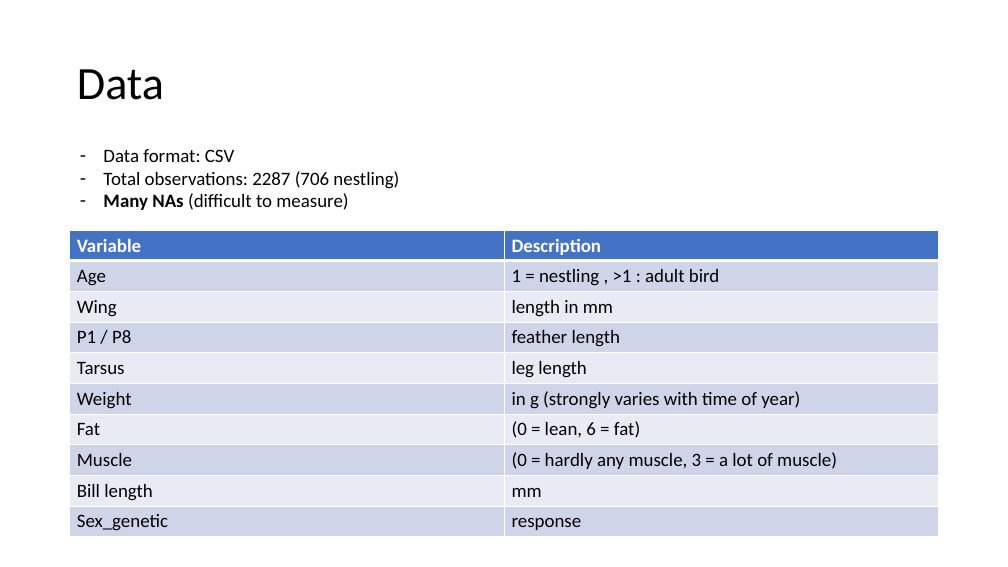
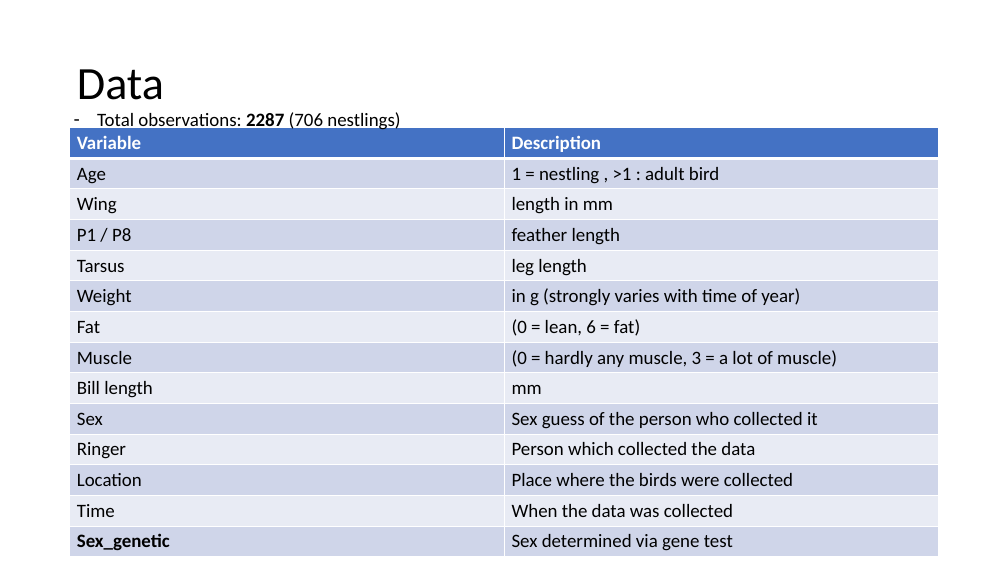
Before and after one commit to AlderCoder/Snow-finches, a slide deck: slide 5 of initial presentation.pptx. Drawn at 1008x567 pixels with LibreOffice and Linux fonts; fonts in the diff are those of the drawing. Boxes give left, top, right and bottom in pixels: in the first picture for what was removed or moved away, otherwise in the second. Text is boxed around its words. In the diff, an @@ line names an element or a change of style, - is before the commit and + after.

```diff
--- a/initial presentation.pptx
+++ b/initial presentation.pptx
@@ text at [97,112,400,131]: text changed @@
-– Data format: CSV
-– Total observations: 2287 (706 nestling)
-– Many NAs (difficult to measure)
+– Total observations: 2287 (706 nestlings)
@@ table at [70,128,939,557] @@
-row 10: Sex_genetic | response
+row 10: Sex | Sex guess of the person who collected it
+row 11: Ringer | Person which collected the data
+row 12: Location | Place where the birds were collected
+row 13: Time | When the data was collected
+row 14: Sex_genetic | Sex determined via gene test
@@ table: place and size @@
-table at [70,231,939,538]
+table at [70,128,939,557]
```
Also in this commit, not shown: 4 other slides changed, 5 slides added, 1 other file.
